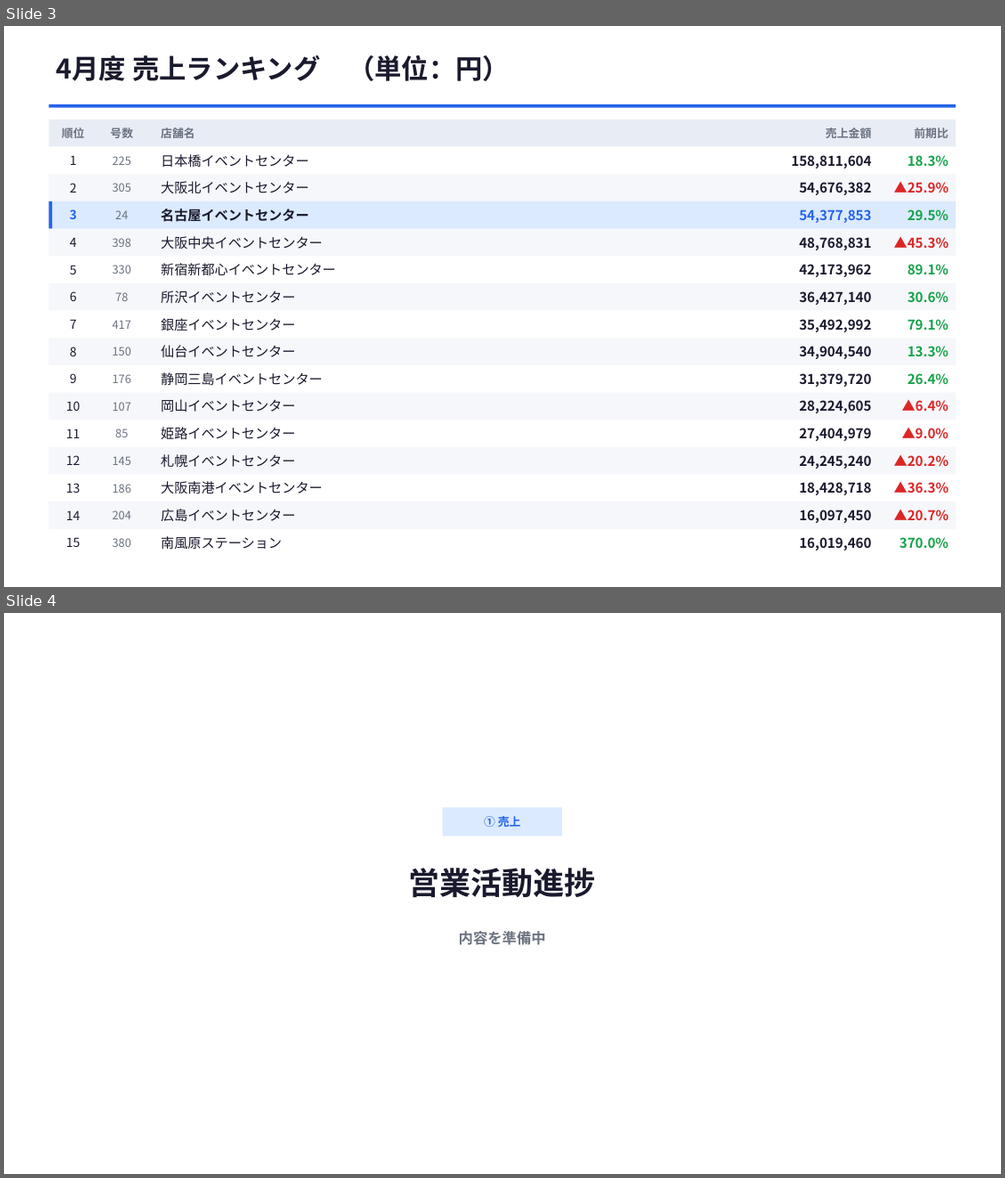
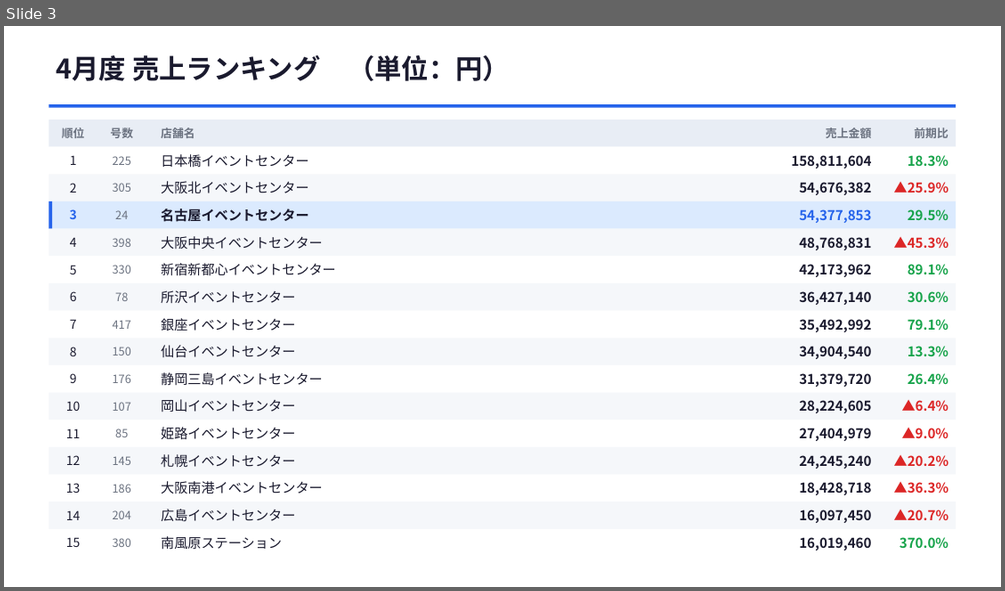
Before and after one commit to horihorihorihorichiz/-, a slide deck: slides/exports/sales-meeting.pptx. Shown one above the other, each under a label of ours: slides 3 and 4 before the commit, slide 3 after it. The pictures are 1005x1178 and 1005x591 pixels, drawn with LibreOffice and Linux fonts; fonts in the diff are those of the drawing. Boxes give left, top, right and bottom in pixels: in the first picture for what was removed or moved away, otherwise in the second. Text is boxed around its words. In the diff, an @@ line names an element or a change of style, - is before the commit and + after.

```diff
--- a/slides/exports/sales-meeting.pptx
+++ b/slides/exports/sales-meeting.pptx
@@ slide 4 removed at bbox=[4, 613, 1001, 1174], background #FFFFFF @@
@@ rectangle removed at bbox=[443, 807, 563, 835] @@
@@ text removed at bbox=[484, 816, 521, 827] @@
-① 売上
@@ text removed at bbox=[409, 868, 596, 898] @@
-営業活動進捗
@@ text removed at bbox=[459, 931, 546, 945] @@
-内容を準備中
```
Also in this commit, not shown: 1 slide added, 2 other files.
